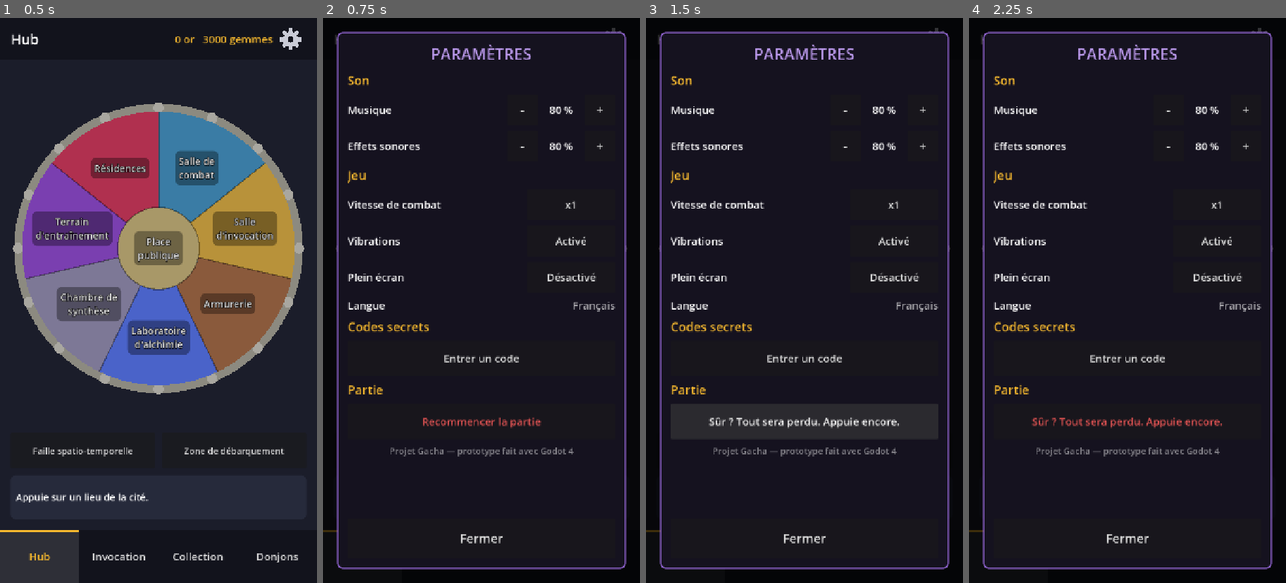
Above: before the commit, frames 1-4 (left to right).
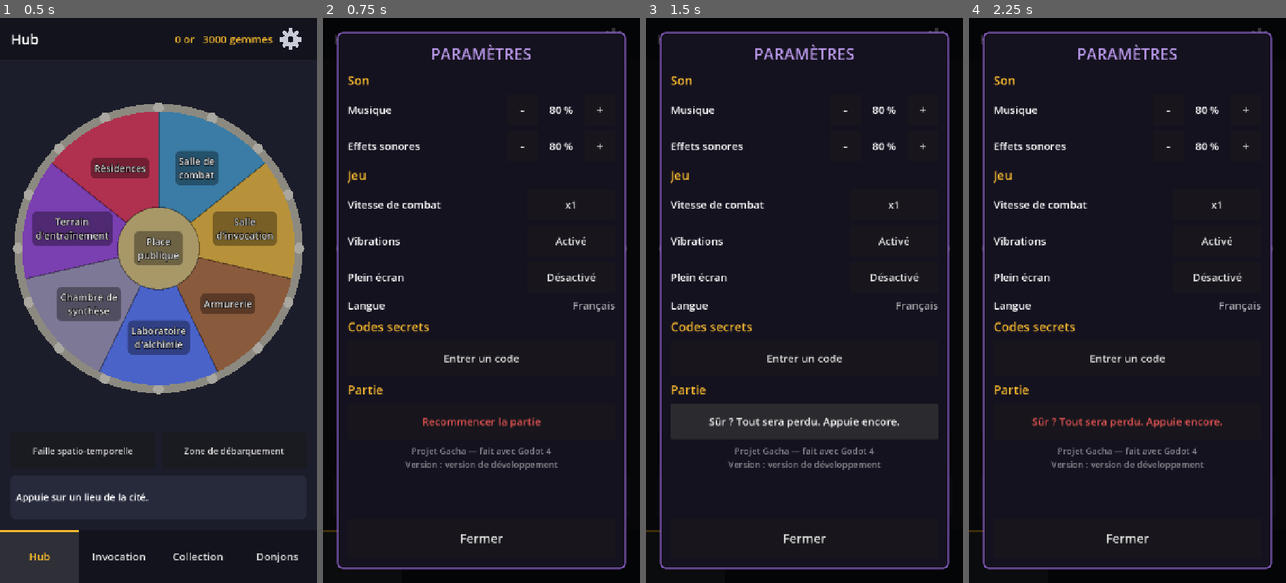
Above: after the commit, the same moments.

Repository: usksyz/project_gacha
Game: Godot game, scene res://scenes/main.tscn
Two runs of this game, one before a commit and one after it. Both use one fixed random seed, a clock stepped at 60 frames per second and the inputs below.
Inputs (mouse positions are in pixels of both pictures, inside the frame that each line leads up to):
- Up to frame 1 (0.5 s): no input
- Up to frame 2 (0.75 s): click (614, 40) at 0.52 s
- Up to frame 3 (1.5 s): click "Recommencer la partie" at 1.25 s
- Up to frame 4 (2.25 s): click "Salle de combat" at 2 s

Frame 1 is identical in both runs. In frame 2, 0.6% of the frame differs, in the area x 21-80%, y 76-80%; in frame 3, 0.6%; in frame 4, 0.6%.

Commit message:
Affiche le numéro de version en bas des paramètres
La publication web inscrit le commit et la date dans scripts/build_info.gd.

Co-Authored-By: Claude Opus 5.5 <noreply@anthropic.com>

Diff:
--- /dev/null
+++ b/scripts/build_info.gd
@@ -0,0 +1,7 @@
+class_name BuildInfo
+## Numéro de version affiché en bas des paramètres.
+## Ce fichier est réécrit automatiquement lors de la publication web
+## (.github/workflows/deploy-web.yml) avec le numéro du commit, la date et l'heure.
+## En local (dans l'éditeur Godot), il affiche la valeur ci-dessous.
+
+const VERSION := "version de développement"
--- a/scripts/settings_panel.gd
+++ b/scripts/settings_panel.gd
@@ -73,7 +73,7 @@
 	reset_button.custom_minimum_size.y = 80
 	reset_button.add_theme_color_override("font_color", DANGER_COLOR)
 	content.add_child(reset_button)
-	var about := UI.make_label("Projet Gacha — prototype fait avec Godot 4", 20)
+	var about := UI.make_label("Projet Gacha — fait avec Godot 4\nVersion : %s" % BuildInfo.VERSION, 20)
 	about.modulate = Color(1, 1, 1, 0.5)
 	about.horizontal_alignment = HORIZONTAL_ALIGNMENT_CENTER
 	content.add_child(about)
Not shown, added: scripts/build_info.gd.uid
Not shown, changed: .github/workflows/deploy-web.yml
Not shown, changed: CLAUDE.md
